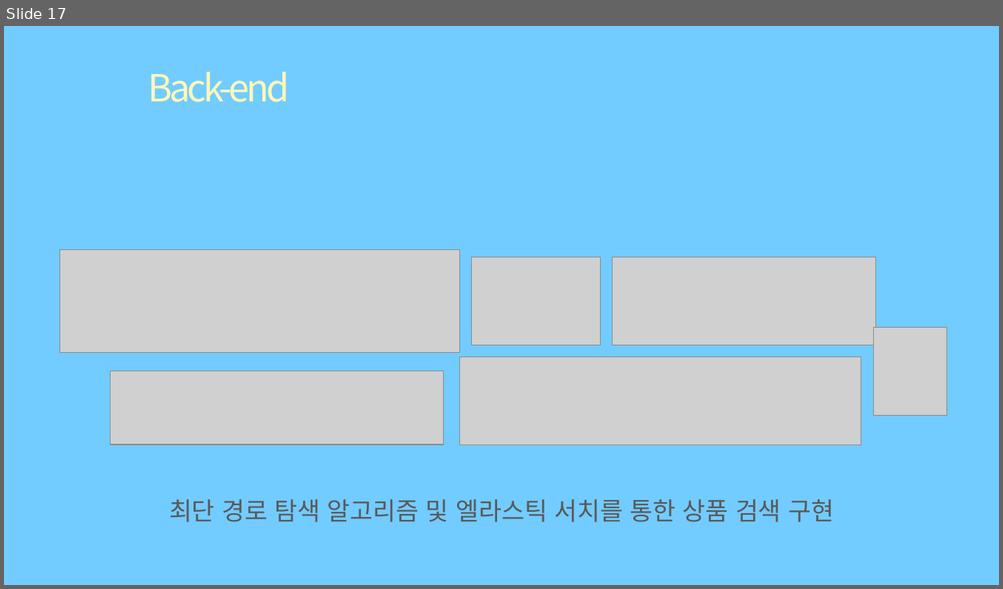
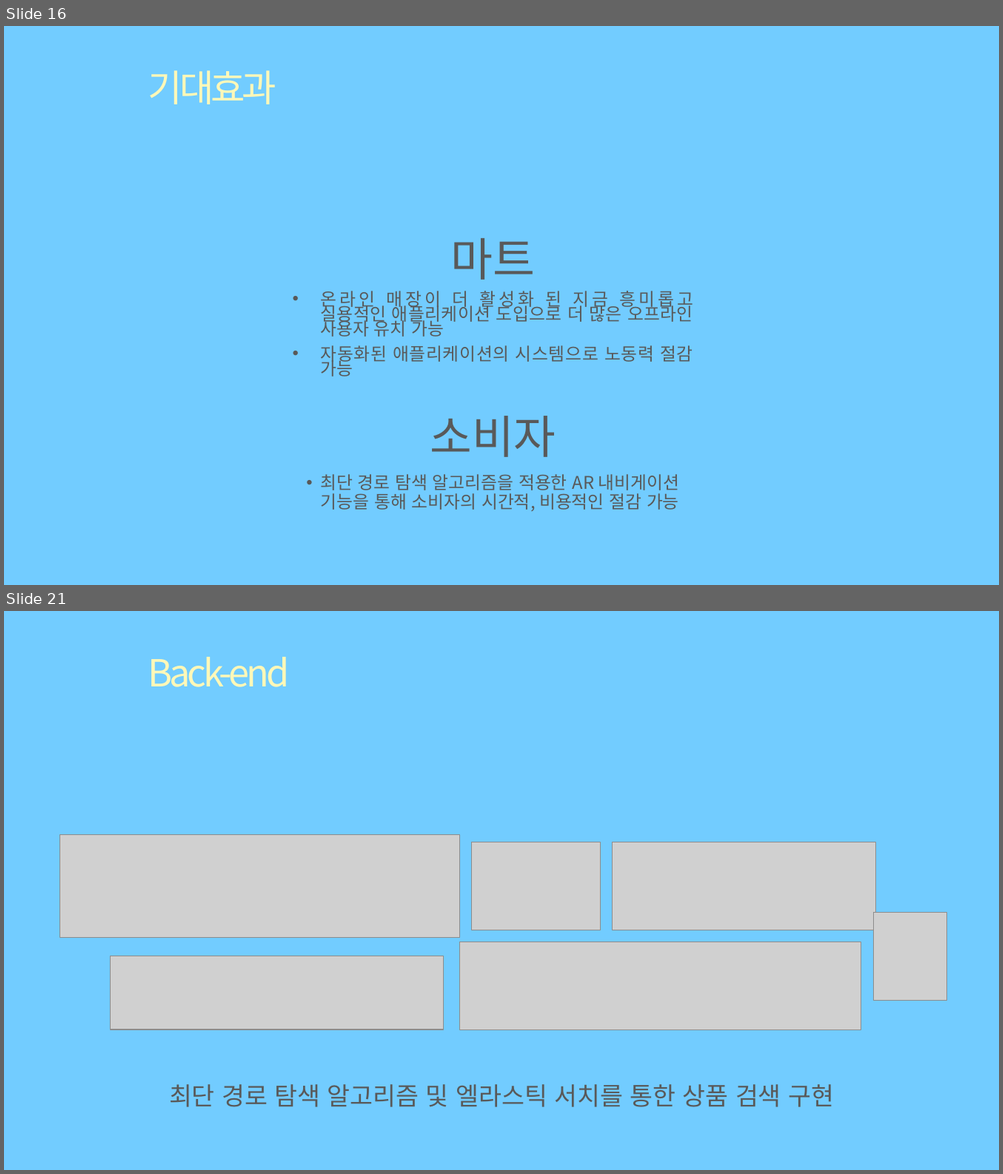
Before and after one commit to eunbicho/mmARt, a slide deck: A405최종발표.pptx. Shown one above the other, each under a label of ours: slide 17 before the commit, slides 16 and 21 after it; the slides between them are not shown. The pictures are 1003x589 and 1003x1174 pixels, drawn with LibreOffice and Linux fonts; fonts in the diff are those of the drawing; grey boxes stand for pictures; background and template pictures are left out. Boxes give left, top, right and bottom in pixels: in the first picture for what was removed or moved away, otherwise in the second. Text is boxed around its words. In the diff, an @@ line names an element or a change of style, - is before the commit and + after.

```diff
--- a/A405최종발표.pptx
+++ b/A405최종발표.pptx
@@ slide 16 added at <box>4,26,999,585</box>, background #72CCFF @@
@@ title added at <box>148,70,276,104</box>, 36 pt, text #FFF8B8 @@
+기대효과
@@ text added at <box>320,238,693,377</box>, 17 pt, text #595959 @@
+마트
+• 온라인 매장이 더 활성화 된 지금 흥미롭고 실용적인 애플리케이션 도입으로 더 많은 오프라인 사용자 유치 가능
+• 자동화된 애플리케이션의 시스템으로 노동력 절감 가능
@@ text added at <box>320,416,680,511</box>, 17 pt, text #595959 @@
+소비자
+• 최단 경로 탐색 알고리즘을 적용한 AR 내비게이션 기능을 통해 소비자의 시간적, 비용적인 절감 가능
@@ what was slide 17 is now slide 21 @@
```
Also in this commit, not shown: 6 slides changed, 4 other slides added, 3 slides removed.
